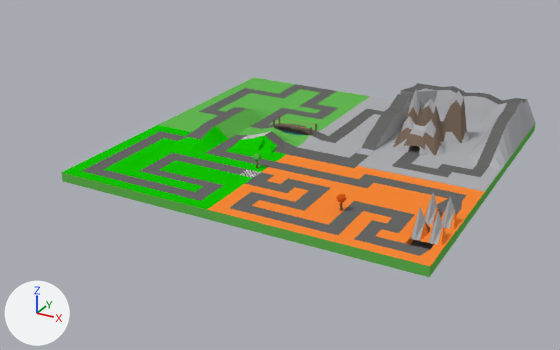
What one commit did to the Blender file BlenderObjects/sceneCourse.blend.
Both versions are drawn from a 50 mm lens placed at (139.0, -317.0, 129.0), pointed at (-4.0, -58.0, 0.0). Lighting does not change. The marker at lower left points along +X, +Y and +Z.

The older version as bpy lines, for what is in view:
```python
ob_cylinder_002 = bpy.data.objects.new('Cylinder.002', me_cylinder_002)
ob_cylinder_002.parent = ob_tree_cylinder
ob_cylinder_002.location = (-2.618, 16.3, 6.989)
ob_cylinder_002.rotation_euler = (1.571, 0.0, 0.0)  # degrees (90, 0, 0)
ob_icosphere = bpy.data.objects.new('Icosphere', me_icosphere)
ob_icosphere.parent = ob_tree_cylinder
ob_icosphere.location = (-2.618, 16.3, 6.989)
ob_icosphere.rotation_euler = (1.571, 0.0, 0.0)  # degrees (90, 0, 0)
ob_icosphere_001 = bpy.data.objects.new('Icosphere.001', me_icosphere_001)
ob_icosphere_001.parent = ob_tree_cylinder
ob_icosphere_001.location = (-2.618, 16.3, 6.989)
ob_icosphere_001.rotation_euler = (1.571, 0.0, 0.0)  # degrees (90, 0, 0)
ob_icosphere_002 = bpy.data.objects.new('Icosphere.002', me_icosphere_002)
ob_icosphere_002.parent = ob_tree_cylinder
ob_icosphere_002.location = (-2.618, 16.3, 6.989)
ob_icosphere_002.rotation_euler = (1.571, 0.0, 0.0)  # degrees (90, 0, 0)
ob_icosphere_003 = bpy.data.objects.new('Icosphere.003', me_icosphere_003)
ob_icosphere_003.parent = ob_tree_cylinder
ob_icosphere_003.location = (-2.618, 16.3, 6.989)
ob_icosphere_003.rotation_euler = (1.571, 0.0, 0.0)  # degrees (90, 0, 0)
ob_icosphere_064 = bpy.data.objects.new('Icosphere.064', me_icosphere_064)
ob_icosphere_064.parent = ob_tree_cylinder_016
ob_icosphere_064.location = (-2.618, 16.3, 6.989)
ob_icosphere_064.rotation_euler = (1.571, 0.0, 0.0)  # degrees (90, 0, 0)
ob_plane_001 = bpy.data.objects.new('Plane.001', me_plane_002)
ob_plane_001.location = (74.1, -93.2, 11.6)
ob_plane_001.scale = (5.88, 16.3, 1.0)
ob_tree_cylinder = bpy.data.objects.new('Tree_Cylinder', me_tree_cylinder)
ob_tree_cylinder.location = (-2.1, -79.6, 12.1)
ob_tree_cylinder.rotation_euler = (1.571, 0.0, 0.0)  # degrees (90, 0, 0)
ob_tree_cylinder_016 = bpy.data.objects.new('Tree_Cylinder.016', me_tree_cylinder_016)
ob_tree_cylinder_016.location = (41.6, -97.6, 12.1)
ob_tree_cylinder_016.rotation_euler = (1.571, 0.0, 0.0)  # degrees (90, 0, 0)
# me_plane
# before: 79 (-0.25, -0.25, 0.25), 181 (-0.25, -0.12, 0.42), 183 (-0.38, -0.25, 0.25), 184 (-0.13, -0.25, 0.25), 239 (-0.13, -0.12, 0.31)
# before: 259 (-0.38, -0.12, 0.34), 305 (-0.19, -0.25, 0.25), 311 (-0.25, -0.19, 0.25), 316 (-0.13, -0.19, 0.25), 317 (-0.19, -0.12, 0.36)
# before: 318 (-0.06, -0.12, 0.25), 328 (-0.06, -0.19, 0.25)
# also in view: 'Plane' at (8.0, -47.0, 15.0); 'Mountain' at (46.0, -20.0, 22.0)
```
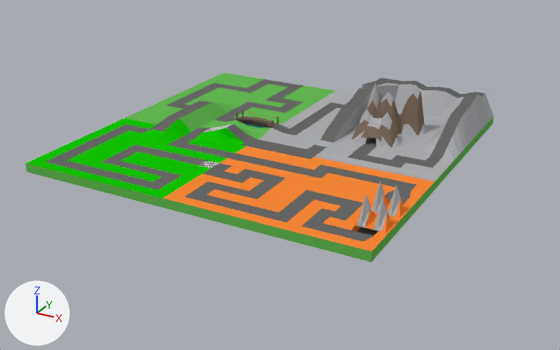
Location of each change, [x1, y1, x2, y2] in pixels of the pictures (560 x 350 px):
'Plane', reshaped, moved: before [61, 78, 536, 277]; after [25, 73, 494, 262]
'Mountain', moved: before [392, 90, 471, 157]; after [350, 83, 428, 148]
'Plane.001', moved: before [410, 194, 457, 246]; after [356, 182, 404, 232]
'Icosphere.064', deleted: before [336, 194, 346, 203]
'Icosphere', deleted: before [253, 153, 262, 161]
part 1 of me_plane, cut back: before [245, 135, 284, 154]; after [207, 128, 244, 146]

The edits, one by one:
me_plane has 950 vertices, 858 faces and spans x -1.41..1.68, y -1.4..1.64, z 0.04..0.7.
me_plane is used by ob_plane; location (1.4, -53.1, 4.6); scale (47.2, 47.2, 28.7).
Verts and faces of me_plane; kept vertices keep their numbers, new ones are numbered from 950.
Part 1, on me_plane:
Vertices deleted: 311 (with the faces that use them).
Faces deleted: (239, 316, 328, 318).
New faces: (79, 305, 184, 316, 328, 318, 239, 317, 181, 259, 183) (mat_ete (green #12c700)).
Object 'Plane.001' (ob_plane_001) moves from (74.1, -93.2, 11.6) to (55.4, -93.2, 11.6).
Object 'Tree_Cylinder' (ob_tree_cylinder) is deleted.
Object 'Icosphere.003' (ob_icosphere_003) is deleted.
In object 'Cylinder.004' (ob_cylinder_004), parent is no longer ob_tree_cylinder.
Object 'Cylinder.002' (ob_cylinder_002) is deleted.
In object 'Cylinder.003' (ob_cylinder_003), parent is no longer ob_tree_cylinder.
Object 'Icosphere' (ob_icosphere) is deleted.
Object 'Icosphere.001' (ob_icosphere_001) is deleted.
Object 'Icosphere.002' (ob_icosphere_002) is deleted.
Object 'Mountain' (ob_mountain) moves from (48.0, -19.8, 11.0) to (29.3, -19.8, 11.0).
Object 'Plane' (ob_plane) moves from (1.4, -53.1, 4.6) to (-17.3, -53.1, 4.6).
Object 'Tree_Cylinder.016' (ob_tree_cylinder_016) is deleted.
In object 'Cylinder.047' (ob_cylinder_047), parent is no longer ob_tree_cylinder_016.
In object 'Cylinder.048' (ob_cylinder_048), parent is no longer ob_tree_cylinder_016.
Object 'Icosphere.064' (ob_icosphere_064) is deleted.
Object 'Icosphere.065' (ob_icosphere_065) is deleted.
Object 'Icosphere.066' (ob_icosphere_066) is deleted.
Object 'Icosphere.067' (ob_icosphere_067) is deleted.
